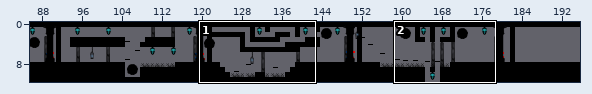
Tiled map: assets/tilemaps/tableauTiled1.tmx. Above: a wide view before the commit, with the close-up outlined.
Close-up. Earlier state:
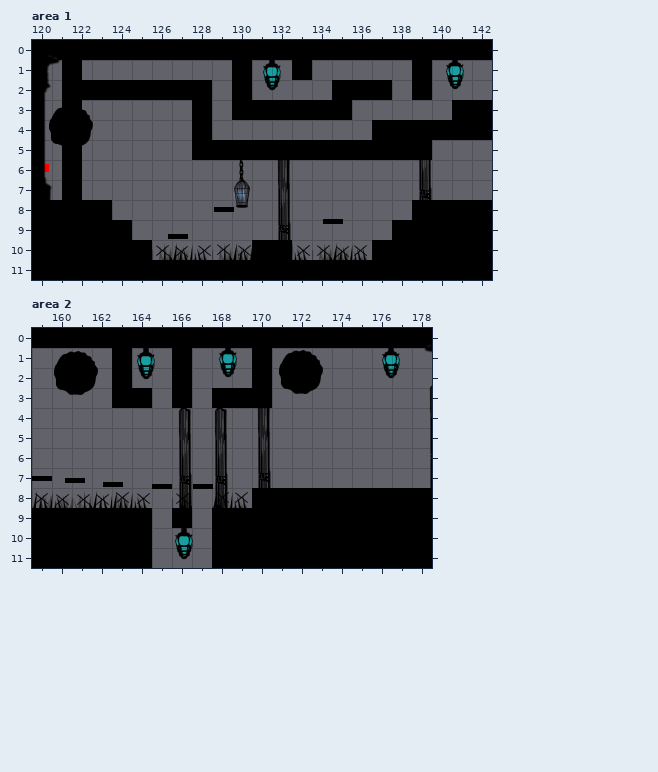
Cells are 64x64 px. Shown: area 1 x 120..142, y 0..11; area 2 x 159..178, y 0..11. The commit also changed other parts of the map, which this record leaves out. Tiles whose own drawing changed are shown in their newer look in all pictures. Layer "Plan3" is drawn 34,0 px off the grid.
Now the later version:
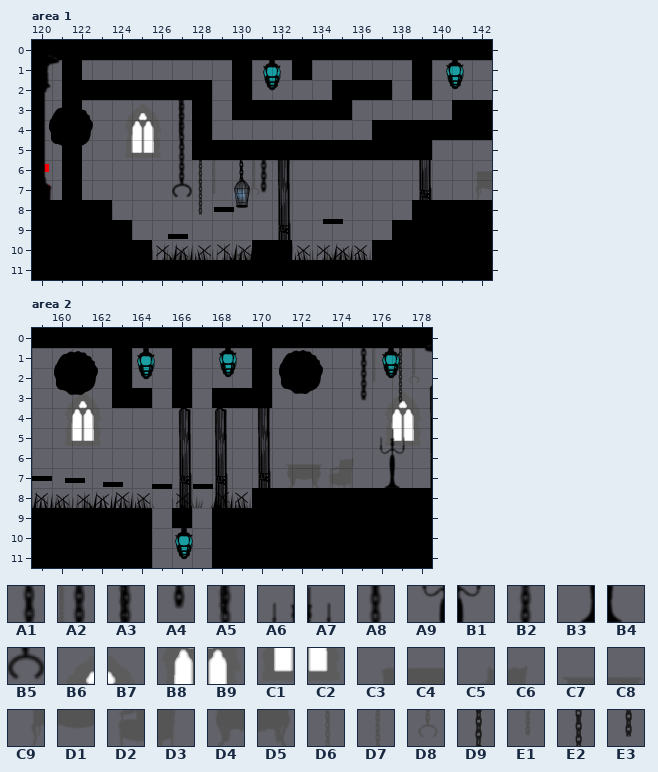
Key: from "Tileset1": A1 316, A2 346, A3 349, A4 376, A5 379, A6 382, A7 383, A8 409, A9 412, B1 413, B2 439, B3 442, B4 443, B5 469; from "TilesetAP": B6 5, B7 6, B8 35, B9 36, C1 65, C2 66, C3 157, C4 158, C5 160, C6 161, C7 162, C8 163, C9 187, D1 188, D2 190, D3 191, D4 192, D5 193, D6 371, D7 398, D8 401, D9 406, E1 428, E2 436, E3 466.
__ is an empty cell.
Tiles of an added or newly shown layer are drawn over the layers below it.
See-through tiles are keyed as they look on the map.
The edit:
layer "Plan3" offset 0,0 -> 34,0 px
layer "Plan2" offset 0,0 -> -11,0 px
Layer "Plan3", area 1:
The edit adds tile B6 in row 3 at x 124.
The edit adds tile B7 in row 3 at x 125.
The edit adds tile B8 in row 4 at x 124.
The edit adds tile B9 in row 4 at x 125.
The edit adds tile C1 in row 5 at x 124.
The edit adds tile C2 in row 5 at x 125.
The edit adds tile C3 in row 6 at x 141.
The edit adds tile C4 in row 6 at x 142.
The edit adds tile C9 in row 7 at x 141.
The edit adds tile D1 in row 7 at x 142.
The edit adds tile D6 in row 6 at x 130.
The edit adds tile D7 in row 6 at x 128.
The edit adds tile D8 in row 7 at x 130.
The edit adds tile E1 in row 7 at x 128.
Layer "Plan2", area 1:
The edit adds tile D9 in row 6 at x 128.
The edit adds tile E2 in row 3 at x 127; in row 7 at x 128.
The edit adds tile E3 in row 4 at x 127; in row 8 at x 128.
Layer "Plan0" (added), area 1:
The edit adds tile A2 in row 6 at x 131.
The edit adds tile A3 in row 3 at x 127.
The edit adds tile A4 in row 7 at x 131.
The edit adds tile A5 in row 4 at x 127.
The edit adds tile A8 in row 5 at x 127.
The edit adds tile B2 in row 6 at x 127.
The edit adds tile B5 in row 7 at x 127.
layer "Plan3" offset 0,0 -> 34,0 px
layer "Plan2" offset 0,0 -> -11,0 px
Layer "Plan3", area 2:
The edit adds tile B6 in row 3 at x 160 and 176.
The edit adds tile B7 in row 3 at x 161 and 177.
The edit adds tile B8 in row 4 at x 160 and 176.
The edit adds tile B9 in row 4 at x 161 and 177.
The edit adds tile C1 in row 5 at x 160 and 176.
The edit adds tile C2 in row 5 at x 161 and 177.
The edit adds tile C5 in row 6 at x 173.
The edit adds tile C6 in row 6 at x 174.
The edit adds tile C7 in row 6 at x 171.
The edit adds tile C8 in row 6 at x 172.
The edit adds tile D2 in row 7 at x 173.
The edit adds tile D3 in row 7 at x 174.
The edit adds tile D4 in row 7 at x 171.
The edit adds tile D5 in row 7 at x 172.
The edit adds tile D6 in row 1 at x 177.
The edit adds tile D7 in row 1 at x 175.
The edit adds tile D8 in row 2 at x 177.
The edit adds tile E1 in row 2 at x 175.
Layer "Plan2", area 2:
The edit adds tile D9 in row 1 at x 177.
The edit adds tile E2 in row 2 at x 177.
The edit adds tile E3 in row 3 at x 177.
Layer "Plan0" (added), area 2:
The edit adds tile A1 in row 1 at x 175.
The edit adds tile A2 in row 2 at x 175.
The edit adds tile A4 in row 3 at x 175.
The edit adds tile A6 in row 5 at x 176.
The edit adds tile A7 in row 5 at x 177.
The edit adds tile A9 in row 6 at x 176.
The edit adds tile B1 in row 6 at x 177.
The edit adds tile B3 in row 7 at x 176.
The edit adds tile B4 in row 7 at x 177.
